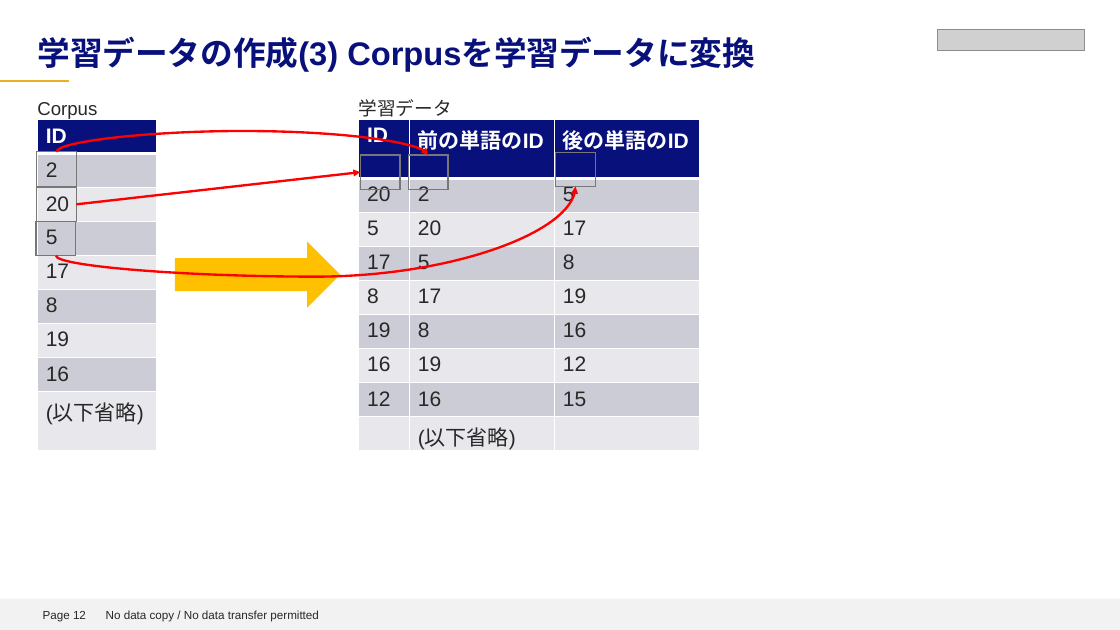
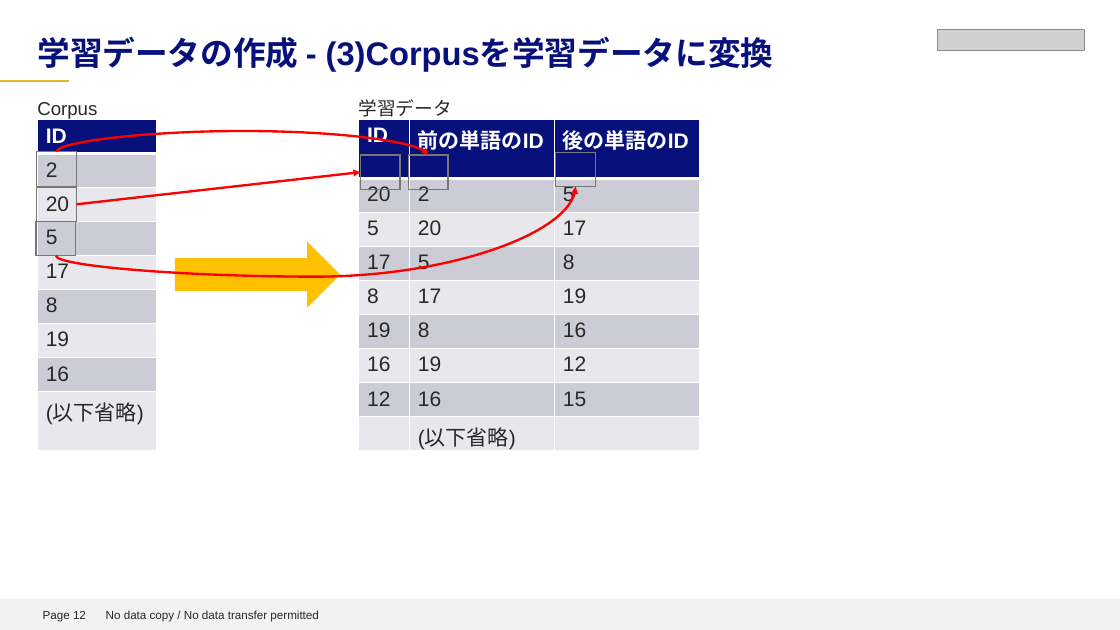
Before and after one commit to sunday-robot/DeepLerningKot, a slide deck: slide 12 of word2vecの紹介.pptx. Drawn at 1120x630 pixels with LibreOffice and Linux fonts; fonts in the diff are those of the drawing; grey boxes stand for pictures; background and template pictures are left out. Boxes give left, top, right and bottom in pixels: in the first picture for what was removed or moved away, otherwise in the second. Text is boxed around its words. In the diff, an @@ line names an element or a change of style, - is before the commit and + after.

```diff
--- a/word2vecの紹介.pptx
+++ b/word2vecの紹介.pptx
@@ title at bbox=[37, 36, 774, 71]: text changed @@
-学習データの作成(3) Corpusを学習データに変換
+学習データの作成 - (3)Corpusを学習データに変換
```
Also in this commit, not shown: 8 other slides changed, 2 slides added, 13 slides removed.
